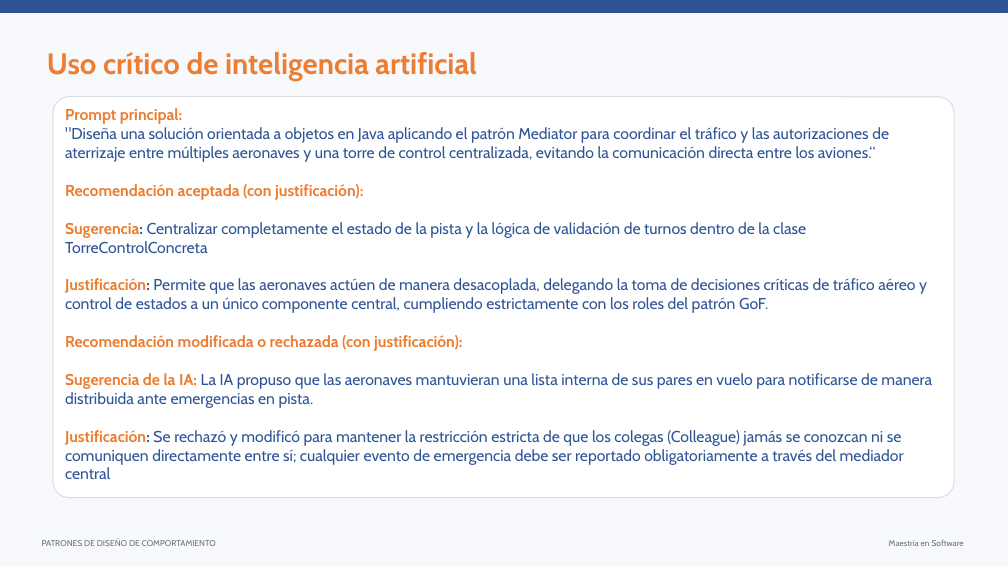
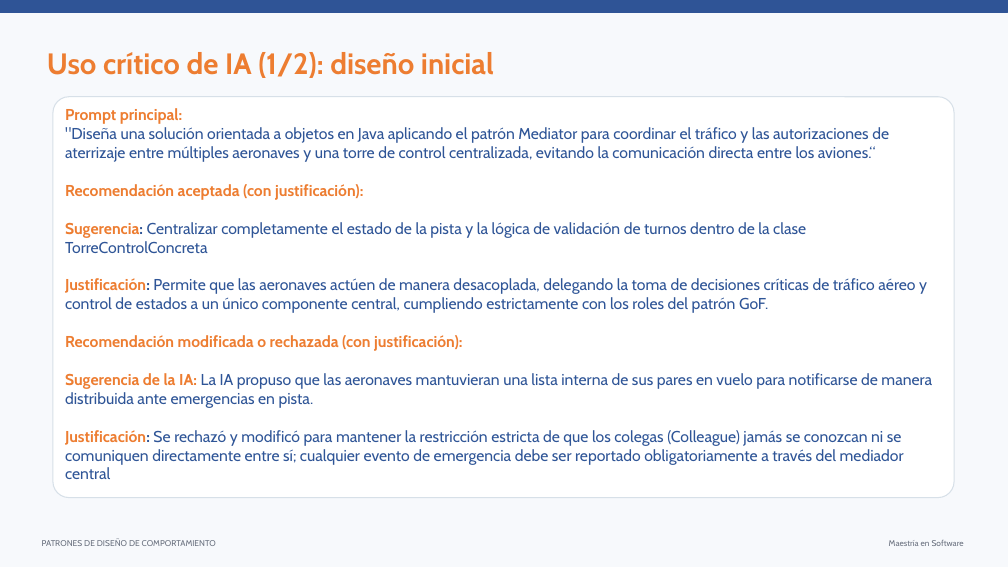
Before and after one commit to carytnas/PDS_Actividad03_Grupo02, a slide deck: slide 10 of documentacion/PDS_Actividad03_Grupo02.pptx. Drawn at 1008x567 pixels with LibreOffice and Linux fonts; fonts in the diff are those of the drawing. Boxes give left, top, right and bottom in pixels: in the first picture for what was removed or moved away, otherwise in the second. Text is boxed around its words. In the diff, an @@ line names an element or a change of style, - is before the commit and + after.

```diff
--- a/documentacion/PDS_Actividad03_Grupo02.pptx
+++ b/documentacion/PDS_Actividad03_Grupo02.pptx
@@ text at (x1=47, y1=52, x2=494, y2=78): text changed @@
-Uso crítico de inteligencia artificial
+Uso crítico de IA (1/2): diseño inicial
```
Also in this commit, not shown: 15 other slides changed, 3 slides added, 24 other files.
